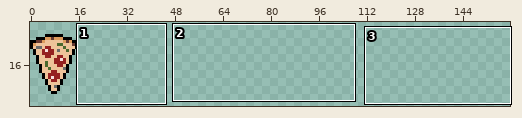
File history of a pixel-art file, Assets/Sprites/slice.aseprite. The first picture is a wide view before the edit; the outline marks the close-up.
Close-up. As it was:
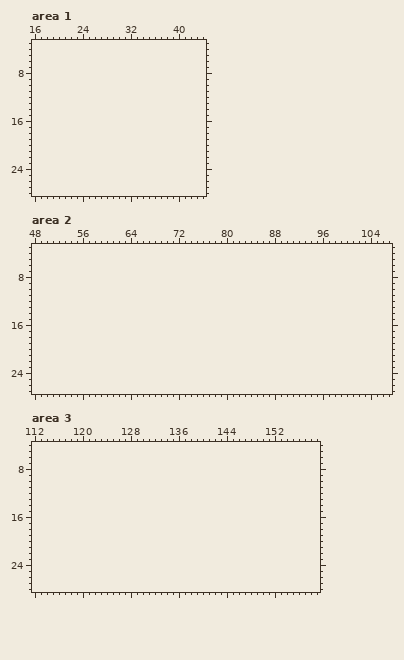
16x32 pixels, 1 frame. Shown: area 1: x 16..44, y 3..28; area 2: x 48..107, y 3..27; area 3: x 112..159, y 4..28. The old version is drawn lined up with the new one, on the new canvas. The wide view leaves out empty margins.
After:
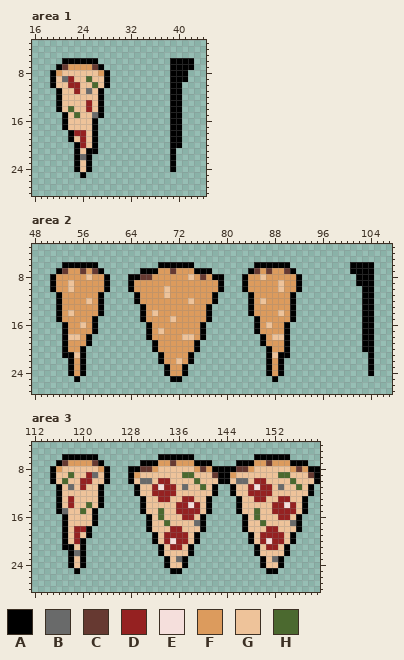
Palette (. is transparent): A #000000  B #696a6a  C #663931  D #952121  E #f5dfdc  F #dc9b5d  G #eec39a  H #4b692f
Diff:
canvas 16x32 -> 160x32, the old top-left corner now at 0,-1 (the part of the old canvas that was cut away was empty and is not shown)
Area 1:
y 6: x 21..26 ...... -> AAAAAA; x 39..42 .... -> AAAA
y 7: x 20..27 ........ -> ACFFFFCA; x 39..42 .... -> AAAA
y 8: x 19..28 .......... -> AFGGGGGGFA; x 39..41 ... -> AAA
y 9: x 19..28 .......... -> AGBDGGHGGA; x 39..41 ... -> AAA
y 10: x 19..28 .......... -> AGGDDGGHGA; x 39..40 .. -> AA
y 11: x 20..27 ........ -> AGGDGBGA; x 39..40 .. -> AA
y 12: x 20..27 ........ -> AGGGGGGA; x 39..40 .. -> AA
y 13: x 20..27 ........ -> AGGGGDGA; x 39..40 .. -> AA
y 14: x 20..27 ........ -> AGHGGDGA; x 39..40 .. -> AA
y 15: x 21..27 ....... -> AGHGGBA; x 39..40 .. -> AA
y 16..17: x 21..26 ...... -> AGGGGA; x 39..40 .. -> AA
y 18: x 22..26 ..... -> ADDGA; x 39..40 .. -> AA
y 19: x 22..26 ..... -> AGDGA; x 39..40 .. -> AA
y 20: x 23..26 .... -> ADGA; x 39..40 .. -> AA
y 21: x 23..26 .... -> AGAA; x 39 . -> A
y 22: x 23..25 ... -> ABA; x 39 . -> A
y 23..24: x 23..25 ... -> AGA; x 39 . -> A
y 25: x 24 . -> A
Area 2:
y 6: x 53..58 ...... -> AAAAAA; x 69..74 ...... -> AAAAAA; x 85..90 ...... -> AAAAAA; x 101..104 .... -> AAAA
y 7: x 52..59 ........ -> ACFFCFCA; x 66..77 ............ -> AAAFFCFFFAAA; x 84..91 ........ -> ACFCFFCA; x 101..104 .... -> AAAA
y 8: x 51..60 .......... -> AFFFFFGFFA; x 64..79 ................ -> AACCFFFFFFGFCFAA; x 83..92 .......... -> AFFGFFFFFA; x 102..104 ... -> AAA
y 9: x 51..60 .......... -> AFFGFFFFFA; x 64..79 ................ -> AFFFFFFFFFFFFFFA; x 83..92 .......... -> AFFFFFGFFA; x 102..104 ... -> AAA
y 10: x 51..60 .......... -> AFFGFFFFFA; x 64..79 ................ -> AFFFFFGFFFFFFFFA; x 83..92 .......... -> AFFFFFGFFA; x 103..104 .. -> AA
y 11: x 52..59 ........ -> AFFFFFFA; x 65..78 .............. -> AFFFFGFFFFFFFA; x 84..91 ........ -> AFFFFFFA; x 103..104 .. -> AA
y 12: x 52..59 ........ -> AFFFFGFA; x 65..78 .............. -> AFFFFFFFFGFFFA; x 84..91 ........ -> AFGFFFFA; x 103..104 .. -> AA
y 13: x 52..59 ........ -> AFFFFFFA; x 66..77 ............ -> AFFFFFFFFFFA; x 84..91 ........ -> AFFFFFFA; x 103..104 .. -> AA
y 14: x 52..59 ........ -> AFGFFFFA; x 66..77 ............ -> AFGFFFFFFFFA; x 84..91 ........ -> AFFFFGFA; x 103..104 .. -> AA
y 15: x 52..58 ....... -> AFFFFFA; x 66..77 ............ -> AFFFFGFFFFFA; x 85..91 ....... -> AFFFFFA; x 103..104 .. -> AA
y 16: x 53..58 ...... -> AFFGFA; x 67..76 .......... -> AFFFFFFFFA; x 85..90 ...... -> AFGFFA; x 103..104 .. -> AA
y 17: x 53..58 ...... -> AFFFFA; x 67..76 .......... -> AFGFFFFFFA; x 85..90 ...... -> AFFFFA; x 103..104 .. -> AA
y 18: x 53..57 ..... -> AGGFA; x 67..76 .......... -> AFFFFFGGFA; x 86..90 ..... -> AFGGA; x 103..104 .. -> AA
y 19: x 53..57 ..... -> AFFFA; x 68..75 ........ -> AFFFFFFA; x 86..90 ..... -> AFFFA; x 103..104 .. -> AA
y 20: x 53..56 .... -> AFFA; x 68..75 ........ -> AFFFFFFA; x 87..90 .... -> AFFA; x 103..104 .. -> AA
y 21: x 53..56 .... -> AAGA; x 69..74 ...... -> AFFFFA; x 87..90 .... -> AGAA; x 104 . -> A
y 22: x 54..56 ... -> AFA; x 69..74 ...... -> AFFGFA; x 87..89 ... -> AFA; x 104 . -> A
y 23..24: x 54..56 ... -> AFA; x 70..73 .... -> AFFA; x 87..89 ... -> AFA; x 104 . -> A
y 25: x 55 . -> A; x 71..72 .. -> AA; x 88 . -> A
Area 3:
y 6: x 117..122 ...... -> AAAAAA; x 133..138 ...... -> AAAAAA; x 149..154 ...... -> AAAAAA
y 7: x 116..123 ........ -> ACFFFFCA; x 130..141 ............ -> AAAFFCFFFAAA; x 146..157 ............ -> AAAFFCFFFAAA
y 8: x 115..124 .......... -> AFGGGGGGFA; x 128..159 ................................ -> AACCFGGGGGGFCFAAAACCFGGGGGGFCFAA
y 9: x 115..124 .......... -> AGGHGGDBGA; x 128..159 ................................ -> AFGGGGGGGHHGGGCAAFGGGGGGGHHGGGCA
y 10: x 115..124 .......... -> AGHGGDDGGA; x 128..159 ................................ -> AGBBGDDGGGGHGGGAAGBBGDDGGGGHGGGA
y 11: x 116..123 ........ -> AGBGDGGA; x 129..142 .............. -> AGGDEDDGBGGHGA; x 145..158 .............. -> AGGDEDDGBGGHGA
y 12: x 116..123 ........ -> AGGGGGGA; x 129..142 .............. -> AGGDDDDGGGGGGA; x 145..158 .............. -> AGGDDDDGGGGGGA
y 13: x 116..123 ........ -> AGDGGGGA; x 130..141 ............ -> AGGDDGGDDGGA; x 146..157 ............ -> AGGDDGGDDGGA
y 14: x 116..123 ........ -> AGDGGHGA; x 130..141 ............ -> AGGGGGDDEDGA; x 146..157 ............ -> AGGGGGDDEDGA
y 15: x 116..122 ....... -> ABGGHGA; x 130..141 ............ -> AGGHGGDDDDGA; x 146..157 ............ -> AGGHGGDDDDGA
y 16: x 117..122 ...... -> AGGGGA; x 131..140 .......... -> AGHGGGDDGA; x 147..156 .......... -> AGHGGGDDGA
y 17: x 117..122 ...... -> AGGGGA; x 131..140 .......... -> AGGHGGGGBA; x 147..156 .......... -> AGGHGGGGBA
y 18: x 117..121 ..... -> AGDDA; x 131..140 .......... -> AGGGDDGGGA; x 147..156 .......... -> AGGGDDGGGA
y 19: x 117..121 ..... -> AGDGA; x 132..139 ........ -> AGDDDDGA; x 148..155 ........ -> AGDDDDGA
y 20: x 117..120 .... -> AGDA; x 132..139 ........ -> AGDEDDGA; x 148..155 ........ -> AGDEDDGA
y 21: x 117..120 .... -> AAGA; x 133..138 ...... -> AGDDGA; x 149..154 ...... -> AGDDGA
y 22: x 118..120 ... -> ABA; x 133..138 ...... -> AGGGGA; x 149..154 ...... -> AGGGGA
y 23: x 118..120 ... -> AGA; x 134..137 .... -> AGBA; x 150..153 .... -> AGBA
y 24: x 118..120 ... -> AGA; x 134..137 .... -> AGGA; x 150..153 .... -> AGGA
y 25: x 119 . -> A; x 135..136 .. -> AA; x 151..152 .. -> AA
Where, in picture pixels (left, top, right, bottom), the same in both close-ups:
added: (50, 58, 110, 178)
added: (170, 58, 194, 172)
added: (50, 262, 302, 382)
added: (350, 262, 374, 376)
added: (50, 454, 320, 574)
